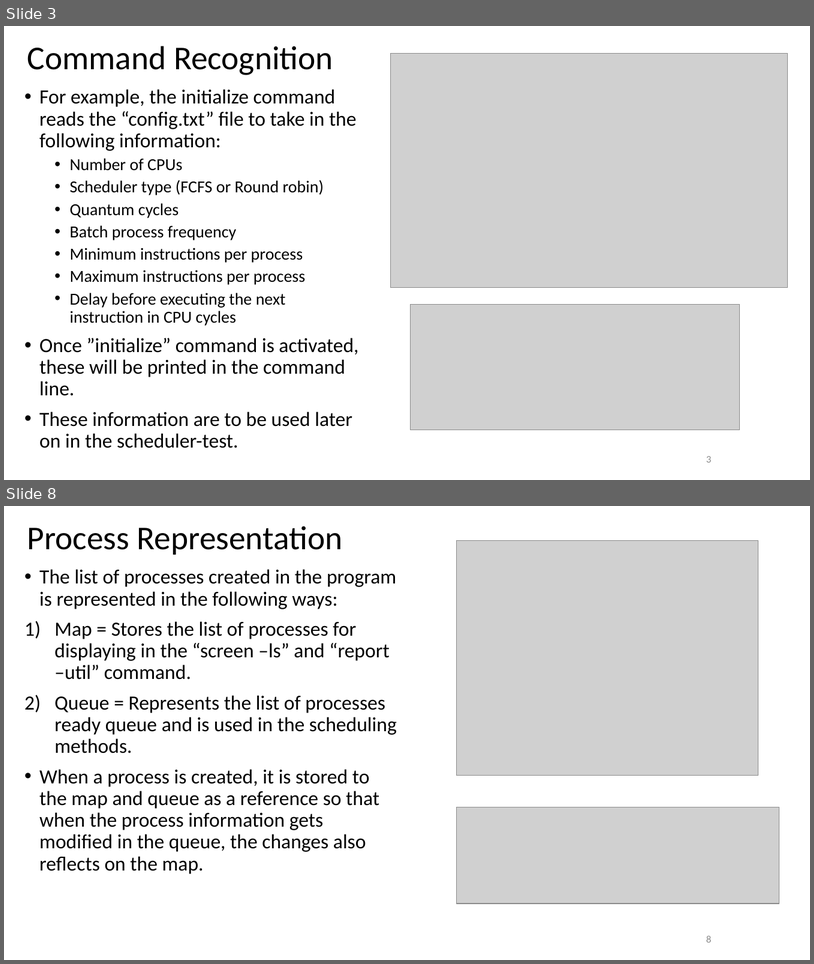
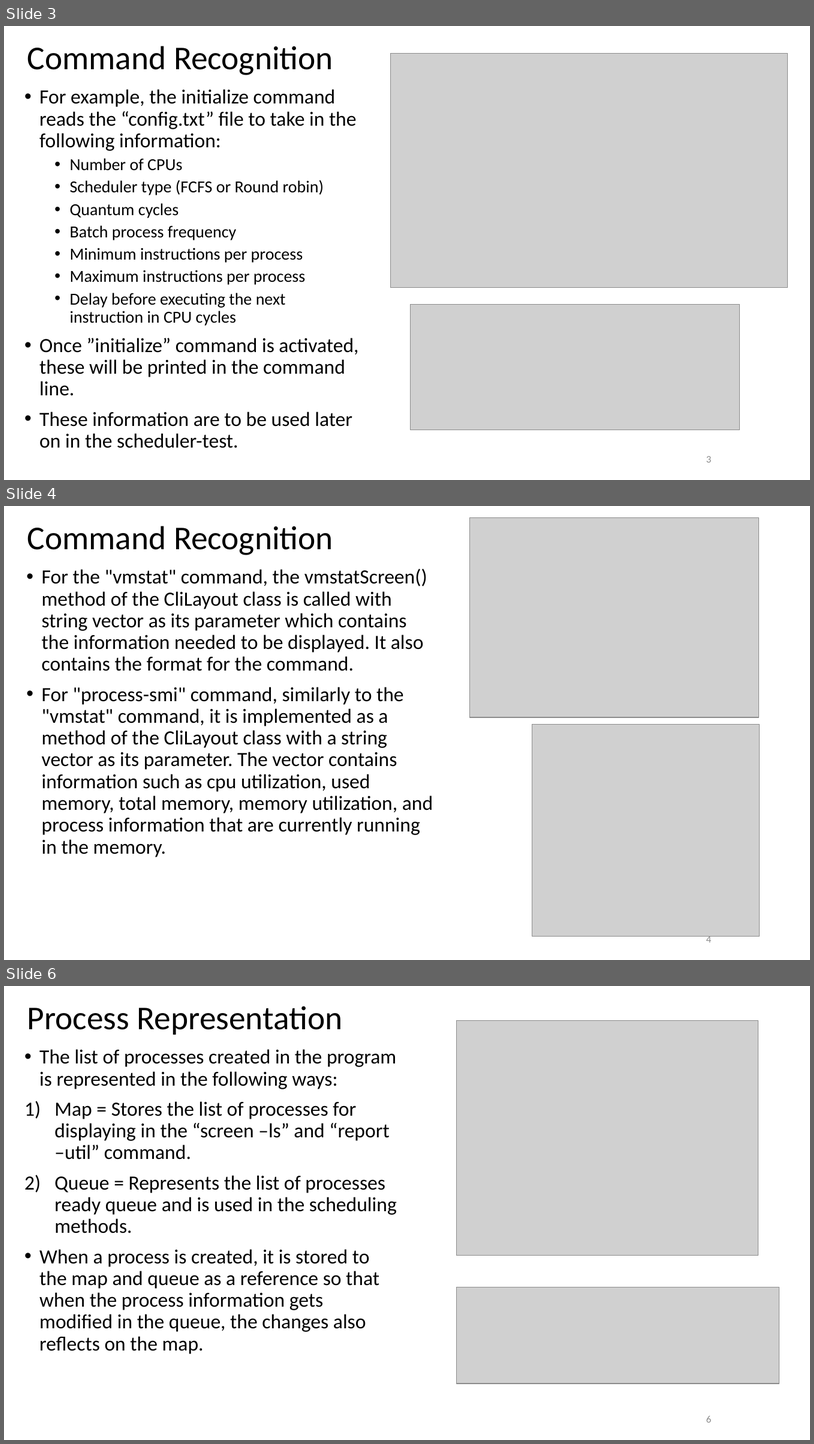
Before and after one commit to migsGUIao/CSOPESY_S12G25_Homeworks, a slide deck: MO2_PPT.pptx. Shown one above the other, each under a label of ours: slides 3 and 8 before the commit, slides 3, 4 and 6 after it; the slides between them are not shown. The pictures are 814x964 and 814x1444 pixels, drawn with LibreOffice and Linux fonts; fonts in the diff are those of the drawing; grey boxes stand for pictures; background and template pictures are left out. Boxes give left, top, right and bottom in pixels: in the first picture for what was removed or moved away, otherwise in the second. Text is boxed around its words. In the diff, an @@ line names an element or a change of style, - is before the commit and + after.

```diff
--- a/MO2_PPT.pptx
+++ b/MO2_PPT.pptx
@@ slide 4 added at [4,506,810,960], background #FFFFFF @@
@@ picture added at [470,517,759,717] @@
@@ title added at [27,526,333,555], 39.6 pt, text #000000 @@
+Command Recognition
@@ text added at [42,568,433,857], 24 pt, text #000000 @@
+• For the "vmstat" command, the vmstatScreen() method of the CliLayout class is called with string vector as its parameter which contains the information needed to be displayed. It also contains the format for the command.
+• For "process-smi" command, similarly to the "vmstat" command, it is implemented as a method of the CliLayout class with a string vector as its parameter. The vector contains information such as cpu utilization, used memory, total memory, memory utilization, and process information that are currently running in the memory.
@@ picture added at [533,724,760,936] @@
@@ page number added at [707,934,711,942], 12 pt, text #8C8C8C @@
+4
@@ what was slide 8 is now slide 6 @@
@@ page number at [707,1416,711,1422]: text changed @@
-8
+6
```
Also in this commit, not shown: 2 slides changed, 3 other slides added, 3 slides removed.
